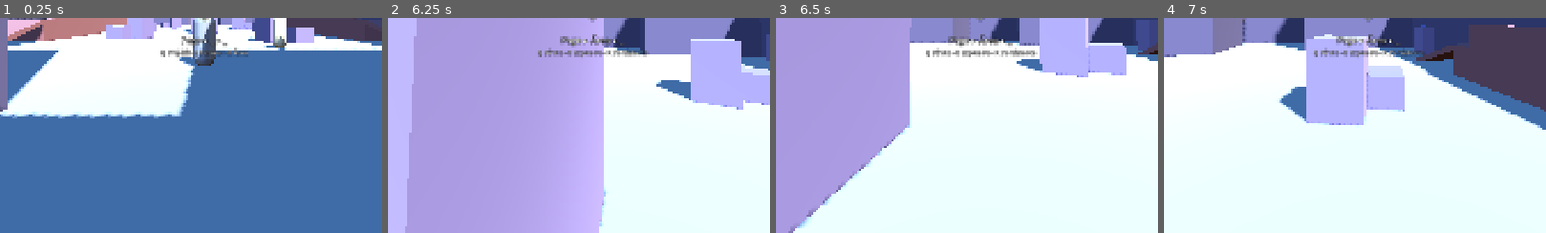
Above: before the commit, frames 1-4 (left to right).
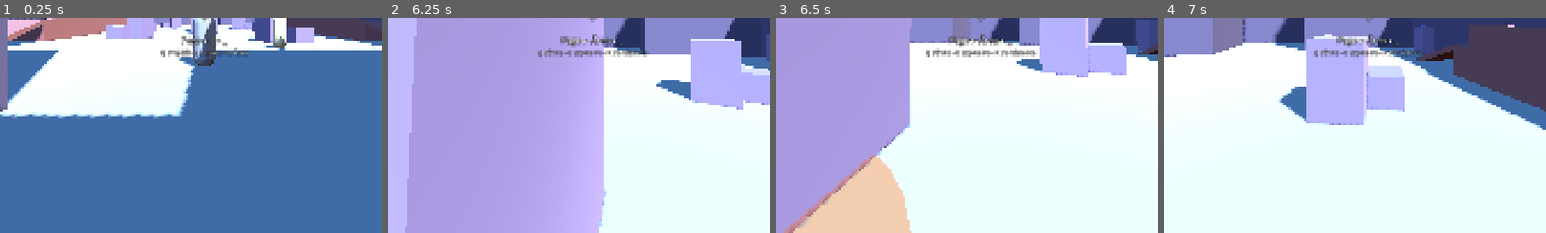
Above: after the commit, the same moments.

Repository: VSennaa/DynMagic
Game: Godot game, scene res://scenes/sandbox/training.tscn
Two runs of this game, one before a commit and one after it. Both use one fixed random seed, a clock stepped at 60 frames per second and the inputs below.
Inputs (mouse positions are % of the whole screen's width and height, from its top left):
- Up to frame 1 (0.25 s): no input
- Up to frame 2 (6.25 s): tap Enter at 0.5 s; move the mouse to (55, 50) at 0.52 s; hold W (move_forward) 0.53-5.78 s; click (55, 50) at 0.6 s; tap Space (jump) at 0.77, 1.07, 1.52, 1.82, 3.02, 3.32, 3.77, 4.07, 4.52, 4.82, 5.75, 6.02 s; move the mouse to (45, 50) at 1.27 s; click (45, 50) at 1.35 s; move the mouse to (52, 48) at 2.02 s; hold Ctrl (crouch) 2.03-2.78 s; click (52, 48) at 2.3 s; move the mouse to (49, 52) at 2.77 s; right-click (49, 52) at 2.85 s; click (49, 52) at 3.05 s; move the mouse to (57, 51) at 3.52 s; tap Tab (scoreboard) at 3.6 s; click (57, 51) at 3.8 s; move the mouse to (42, 49) at 4.27 s; tap Q (slot_1) at 4.35 s; click (42, 49) at 4.55 s; move the mouse to (51, 50) at 5.02 s; tap E (slot_2) at 5.1 s; click (51, 50) at 5.3 s; move the mouse to (46, 48) at 5.77 s; hold D (move_right) from 5.78 s (still down); tap R (slot_3) at 5.85 s; click (46, 48) at 6.05 s
- Up to frame 3 (6.5 s): keep holding D (move_right); tap Space (jump) at 6.32 s
- Up to frame 4 (7 s): move the mouse to (55, 50) at 6.52 s; release D (move_right) at 6.53 s; hold W (move_forward) from 6.53 s (still down); hold Shift (sprint) from 6.53 s (still down); tap Space (jump) at 6.77 s; click (55, 50) at 6.8 s
The pictures show only the part of the screen within x 23-73%, y 50-100%; the shares and areas given below are measured in that part.

Frames 1-2 are identical in both runs. In frame 3, 6.9% of the frame differs, in the area x 2-36%, y 64-100%; in frame 4, nothing differs.

Commit message:
feat(spells): projectile-row element variants
Wind bolts bend toward the crosshair, Orbs leave burning or frozen ground, chain a storm bolt or pull targets in, and wind Seed zones deflect enemy projectiles.

Co-Authored-By: Claude Opus 5.5 <noreply@anthropic.com>

Diff:
--- a/data/resolved_spell.gd
+++ b/data/resolved_spell.gd
@@ -27,5 +27,16 @@
 	return params.get(String(name), params.get(name, default))
 
 
+## Copy with some params replaced (e.g. an Orb leaving a burning-ground Zone).
+func with_params(overrides: Dictionary) -> ResolvedSpell:
+	var copy: ResolvedSpell = ResolvedSpell.new()
+	for prop: Dictionary in get_property_list():
+		if int(prop["usage"]) & PROPERTY_USAGE_SCRIPT_VARIABLE:
+			copy.set(prop["name"], get(prop["name"]))
+	copy.params = params.duplicate(true)
+	copy.params.merge(overrides, true)
+	return copy
+
+
 func is_quick() -> bool:
 	return cast_mode == SpellBase.CastMode.QUICK
--- a/scenes/spells/burst_projectile.gd
+++ b/scenes/spells/burst_projectile.gd
@@ -2,8 +2,12 @@
 extends Projectile
 ## Orb: explodes on impact or at max range. Damage falls off linearly from the
 ## center (spell.damage) to the edge (min_damage scaled by the element multiplier).
+## Element variants (spec 01 §3): fire burning ground, frost frozen ground,
+## storm chain bolt, wind pull before the blast.
 
 const EXPLOSION_SCENE: PackedScene = preload("res://scenes/spells/explosion_fx.tscn")
+const ZONE_SCENE: PackedScene = preload("res://scenes/spells/zone.tscn")
+const CHAIN_RANGE: float = 8.0
 
 
 func _on_impact(point: Vector3, _normal: Vector3, _collider: Object) -> void:
@@ -17,13 +21,61 @@
 func _explode(center: Vector3) -> void:
 	var radius: float = float(spell.param(&"radius", 3.0))
 	var min_scale: float = float(spell.param(&"min_damage", 0.0)) / maxf(spell.base_damage, 0.001)
-	for target: Node in overlap_damageables(center, radius):
+	var targets: Array[Node] = overlap_damageables(center, radius)
+	var pull: float = float(spell.param(&"pull_force", 0.0))
+	for target: Node in targets:
 		var target_3d: Node3D = target as Node3D
-		var distance: float = center.distance_to(target_3d.global_position + Vector3.UP * 0.9)
-		var t: float = clampf(distance / radius, 0.0, 1.0)
+		var body_center: Vector3 = target_3d.global_position + Vector3.UP * 0.9
+		if pull > 0.0 and target != caster and target.has_method(&"apply_knockback"):
+			var toward: Vector3 = center - body_center
+			toward.y = 0.0
+			target.call(&"apply_knockback", toward.normalized() * pull)
+		var t: float = clampf(center.distance_to(body_center) / radius, 0.0, 1.0)
 		hit(target, lerpf(1.0, min_scale, t))
+	var chain: float = float(spell.param(&"chain_damage", 0.0))
+	if chain > 0.0:
+		_chain(center, targets, chain)
+	_leave_ground(center)
 	var fx: ExplosionFx = EXPLOSION_SCENE.instantiate() as ExplosionFx
 	fx.configure(radius, spell.color)
 	get_parent().add_child(fx)
 	fx.global_position = center
 	queue_free()
+
+
+## Storm: one secondary bolt to the nearest damageable outside the blast.
+func _chain(center: Vector3, already_hit: Array[Node], amount: float) -> void:
+	var best: Node = null
+	var best_dist: float = CHAIN_RANGE
+	for target: Node in overlap_damageables(center, CHAIN_RANGE):
+		if target == caster or already_hit.has(target):
+			continue
+		var dist: float = center.distance_to((target as Node3D).global_position)
+		if dist < best_dist:
+			best = target
+			best_dist = dist
+	if best != null:
+		hit_amount(best, amount)
+
+
+## Fire leaves burning ground, frost leaves frozen (slowing) ground.
+func _leave_ground(center: Vector3) -> void:
+	var burn_time: float = float(spell.param(&"burning_ground_duration", 0.0))
+	var frost_time: float = float(spell.param(&"frozen_ground_duration", 0.0))
+	if burn_time <= 0.0 and frost_time <= 0.0:
+		return
+	var overrides: Dictionary = {"zone_radius": float(spell.param(&"radius", 3.0)) * 0.8}
+	if burn_time > 0.0:
+		overrides.merge({"zone_duration": burn_time, "zone_dps": 8.0})
+	else:
+		overrides.merge({"zone_duration": frost_time, "zone_dps": 0.0, "zone_applies_status": true})
+	var zone: Zone = ZONE_SCENE.instantiate() as Zone
+	zone.setup(spell.with_params(overrides), caster, _ground_below(center), direction, center)
+	get_parent().add_child(zone)
+
+
+func _ground_below(point: Vector3) -> Vector3:
+	var query: PhysicsRayQueryParameters3D = PhysicsRayQueryParameters3D.create(point + Vector3.UP * 0.2, point + Vector3.DOWN * 20.0)
+	query.exclude = _exclude
+	var result: Dictionary = get_world_3d().direct_space_state.intersect_ray(query)
+	return result["position"] if not result.is_empty() else point
--- a/scenes/spells/projectile.gd
+++ b/scenes/spells/projectile.gd
@@ -10,6 +10,9 @@
 var _max_range: float = INF
 var _gravity: float = 0.0
 var _exclude: Array[RID] = []
+## Wind Bolt: degrees it may still turn toward the caster's crosshair.
+var _homing_left: float = 0.0
+var _deflected_by: Array[Node] = []
 
 @onready var _mesh: MeshInstance3D = get_node_or_null(^"Mesh") as MeshInstance3D
 @onready var _light: OmniLight3D = get_node_or_null(^"Light") as OmniLight3D
@@ -20,6 +23,7 @@
 	_lifetime = float(spell.param(&"lifetime", 5.0))
 	_max_range = float(spell.param(&"max_range", INF))
 	_gravity = float(spell.param(&"gravity", 0.0))
+	_homing_left = deg_to_rad(float(spell.param(&"homing_deg", 0.0)))
 	var body: CollisionObject3D = caster as CollisionObject3D
 	if body != null:
 		_exclude.append(body.get_rid())
@@ -29,6 +33,8 @@
 func _physics_process(delta: float) -> void:
 	_age += delta
 	velocity.y -= _gravity * delta
+	_steer(delta)
+	_check_deflect_zones()
 	var from: Vector3 = global_position
 	var to: Vector3 = from + velocity * delta
 	var query: PhysicsRayQueryParameters3D = PhysicsRayQueryParameters3D.create(from, to)
@@ -66,3 +72,33 @@
 		_mesh.material_override = mat
 	if _light != null:
 		_light.light_color = color
+
+
+## Wind Bolt: bends toward the point under the caster's crosshair, up to homing_deg in total.
+func _steer(delta: float) -> void:
+	if _homing_left <= 0.0 or caster == null or not is_instance_valid(caster):
+		return
+	var spell_caster: Node = caster.get_node_or_null(^"SpellCaster")
+	if spell_caster == null:
+		return
+	var desired: Vector3 = (spell_caster.call(&"aim_point") as Vector3) - global_position
+	var angle: float = velocity.angle_to(desired)
+	if angle < 0.001:
+		return
+	var axis: Vector3 = velocity.cross(desired).normalized()
+	var turn: float = minf(minf(angle, _homing_left), deg_to_rad(90.0) * delta)
+	velocity = velocity.rotated(axis, turn)
+	_homing_left -= turn
+
+
+## Wind Seed zones deflect enemy projectiles that pass through them (35°, once per zone).
+func _check_deflect_zones() -> void:
+	for zone: Node in get_tree().get_nodes_in_group(&"deflect_zone"):
+		var zone_3d: SpellNode = zone as SpellNode
+		if zone_3d == null or zone_3d.caster == caster or _deflected_by.has(zone):
+			continue
+		var offset: Vector3 = global_position - zone_3d.global_position
+		offset.y = 0.0
+		if offset.length() <= float(zone_3d.spell.param(&"zone_radius", 3.5)) and global_position.y - zone_3d.global_position.y < 3.0:
+			_deflected_by.append(zone)
+			velocity = velocity.rotated(Vector3.UP, deg_to_rad(35.0))
--- a/scenes/spells/zone.gd
+++ b/scenes/spells/zone.gd
@@ -19,6 +19,8 @@
 	radius = float(spell.param(&"zone_radius", 3.5))
 	duration = float(spell.param(&"zone_duration", 4.0))
 	dps = float(spell.param(&"zone_dps", 0.0))
+	if bool(spell.param(&"deflect", false)):
+		add_to_group(&"deflect_zone")
 	_disc.scale = Vector3(radius, 1.0, radius)
 	var mat: StandardMaterial3D = StandardMaterial3D.new()
 	mat.shading_mode = BaseMaterial3D.SHADING_MODE_UNSHADED
Not shown, changed: docs/ROADMAP.md
